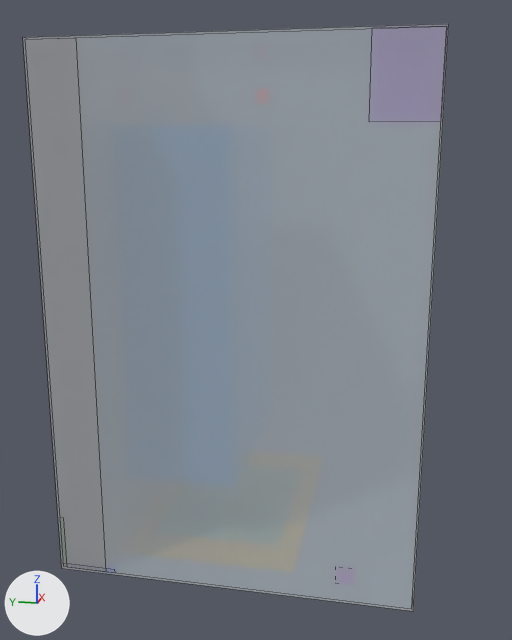
What one commit did to the OBJ model design/models/chamber.obj.
One viewpoint serves both versions: a 50 mm camera at (-1281.0, -688.0, 900.0) aimed at (347.0, -362.0, 493.0). Lighting does not change. The marker at lower left points along +X, +Y and +Z. The older version comes first. Mesh edges are drawn as thin lines. Where no turn or scale is listed for an object, it has been applied to the vertices. Vertices at exactly the same position are counted once.

The first picture shows 'chamber'.
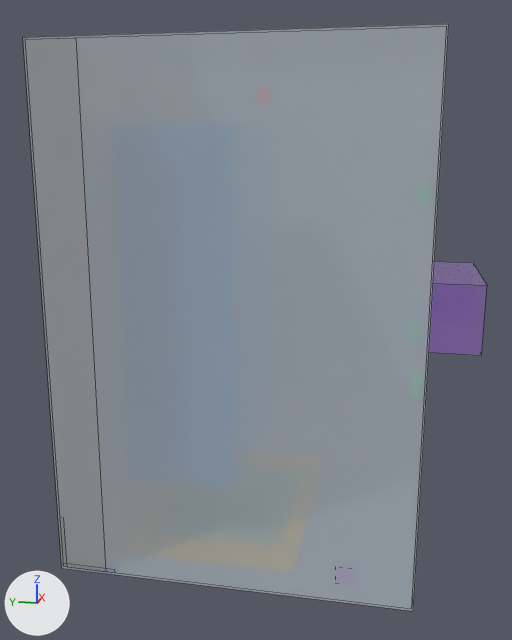
What differs and where, as boxes [x1, y1, x2, y2] in the pictures (512 x 640 px):
'chamber', reshaped (9% wider)
    before: [23, 24, 449, 611]
    after: [23, 24, 487, 611]
part 1 of me_chamber, added
    after: [429, 262, 487, 355]

What the commit changed:
me_chamber is used by ob_chamber; location (0.0, 0.0, 0.0).
me_chamber had 89 vertices, 56 faces and spanned x -3.0..753.0, y -753.0..3.0, z -3.0..1093.0.
me_chamber now has 102 vertices, 71 faces and spans x -3.0..753.0, y -873.0..3.0, z -3.0..1093.0.
me_chamber part 1: a new loose piece, a box spanning x 225.0..525.0, y -873.0..-753.0, z 470.0..620.0, in mat_electrical_envelope (purple #ba84f7).
Other edits to the shape of me_chamber do not show in these pictures.
